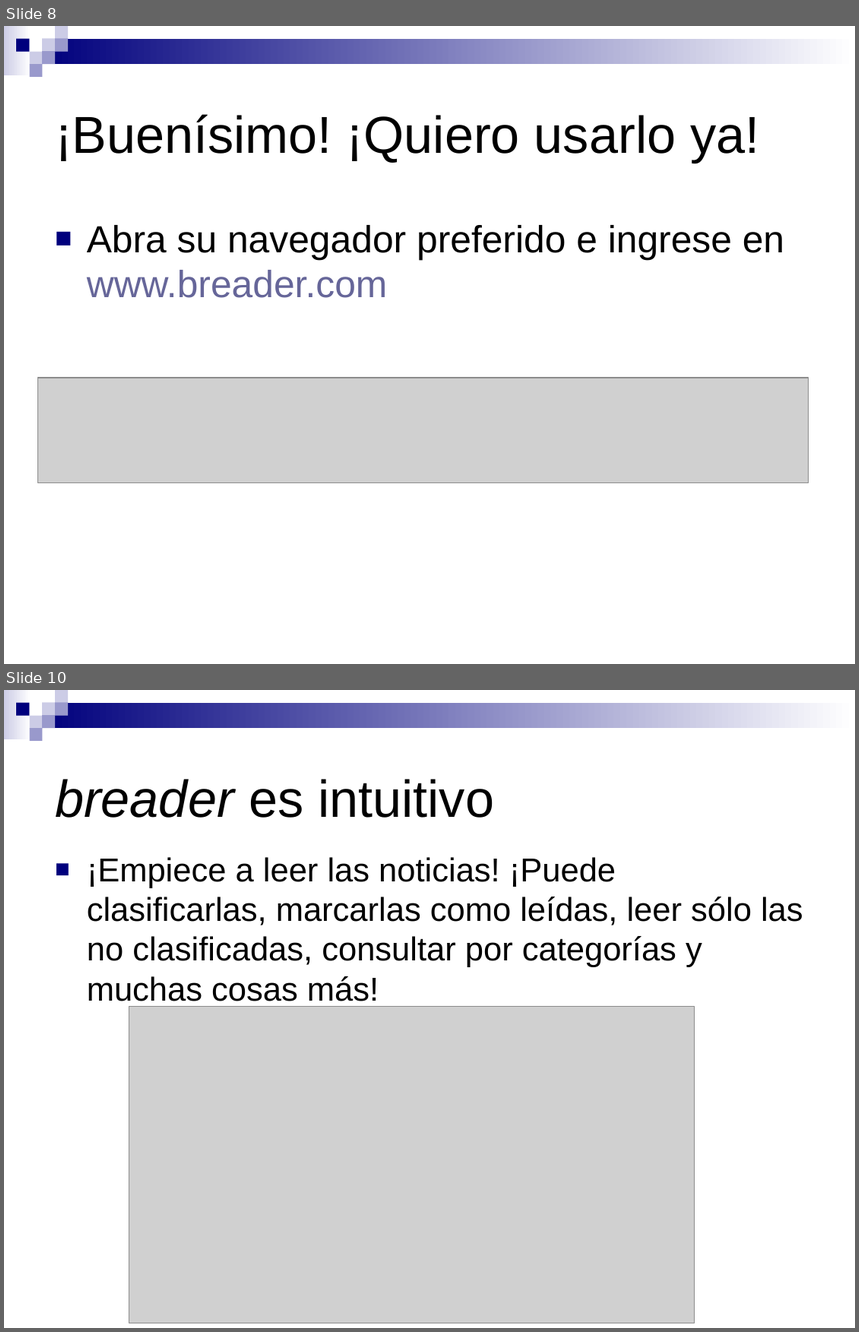
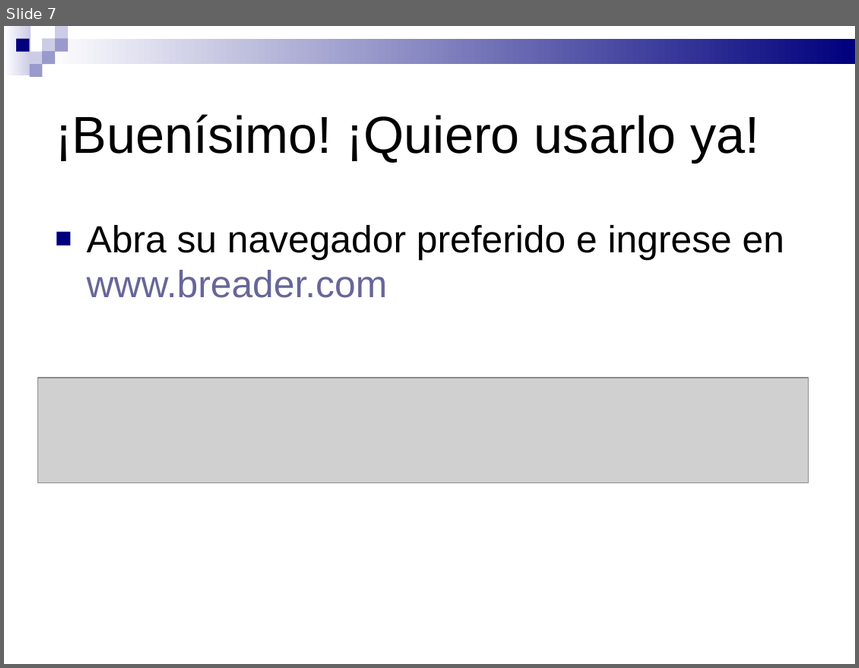
Before and after one commit to pablorusso/breader, a slide deck: disenio/presentacion.ppt. Shown one above the other, each under a label of ours: slides 8 and 10 before the commit, slide 7 after it; the slides between them are not shown. The pictures are 859x1332 and 859x668 pixels, drawn with LibreOffice and Linux fonts; fonts in the diff are those of the drawing; grey boxes stand for pictures. Boxes give left, top, right and bottom in pixels: in the first picture for what was removed or moved away, otherwise in the second. Text is boxed around its words. In the diff, an @@ line names an element or a change of style, - is before the commit and + after.

```diff
--- a/disenio/presentacion.ppt
+++ b/disenio/presentacion.ppt
@@ slide 10 removed at (x1=4, y1=690, x2=855, y2=1328), background #FFFFFF; not listed: 9 template elements that a slide beside it also shows @@
@@ title removed at (x1=55, y1=779, x2=494, y2=818) @@
-breader es intuitivo
@@ text removed at (x1=87, y1=857, x2=804, y2=1008) @@
-■ ¡Empiece a leer las noticias! ¡Puede clasificarlas, marcarlas como leídas, leer sólo las no clasificadas, consultar por categorías y muchas cosas más!
@@ picture removed at (x1=129, y1=1007, x2=694, y2=1323) @@
@@ what was slide 8 is now slide 7 @@
@@ slide 7 changed as well @@
@@ rectangle at (x1=4, y1=26, x2=31, y2=75): fill gradient #FFFFFF to #CCCCE6 to gradient #CCCCE6 to #FFFFFF @@
@@ rectangle at (x1=42, y1=39, x2=855, y2=64): fill gradient #FFFFFF to #00007D to gradient #00007D to #FFFFFF @@
```
Also in this commit, not shown: 6 other slides changed, 4 other slides removed.
